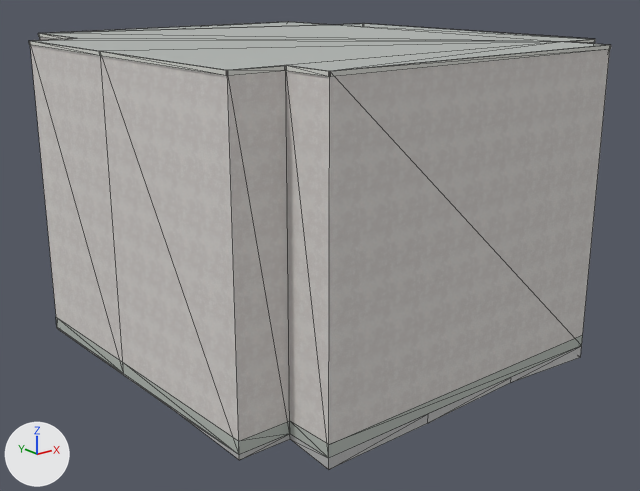
Renders of the Blender file assets/blender/buildings/osm-way-49379096.blend from each side of a commit.
One viewpoint serves both versions: a 50 mm lens placed at (-16.64, -21.66, 11.03), pointed at (0.1, -0.74, 2.66). Lighting does not change. The marker at lower left points along +X, +Y and +Z. The older version comes first. Mesh edges are drawn as thin lines.

The first picture shows 'building foundation 49379096', 'reality 49379096 near reality aged pale plaster', 'reality 49379096 near reality concrete plinth', 'reality 49379096 near reality flat weathered roof', 'reality 49379096 near reality pale aluminum sill'.
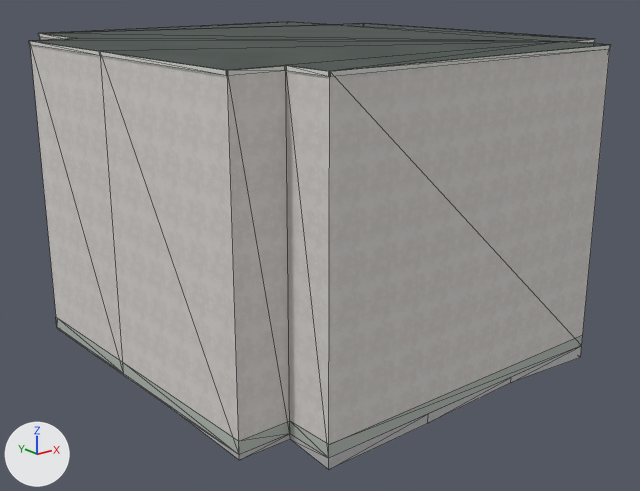
What changed in the scene script:
```text
Add img_roof_normal_png:
    img_roof_normal_png = load_image('roof-normal.png', '../../../public/models/architecture/textures/roof-normal.png', 256, 256, 'Non-Color')
Add img_roof_color_png:
    img_roof_color_png = load_image('roof-color.png', '../../../public/models/architecture/textures/roof-color.png', 256, 256, 'sRGB')
Change mat_reality_flat_weathered_roof:
    remove # nodes: BsdfPrincipled, OutputMaterial
    remove # colours: grey #b3b7b4
    nodes: BsdfPrincipled, MixRGB, NormalMap, OutputMaterial, TexImage x2
    colours: white #ffffff
    uses the picture img_roof_color_png
    uses the picture img_roof_normal_png
Change me_reality_49379096_near_reality_pale_aluminum_sill:
    used by ob_reality_49379096_near_reality_pale_aluminum_sill; parent = ob_osm_way_49379096; location = (0.0, 0.0, 0.0)
    remove me_reality_49379096_near_reality_pale_aluminum_sill.from_pydata(...)  # 52 vertices, 26 faces; spans x -6.72..6.75, y -7.37..7.34, z 8.89..9.0
    add me_reality_49379096_near_reality_pale_aluminum_sill.from_pydata(...)  # 104 vertices, 52 faces; spans x -6.72..6.75, y -7.37..7.34, z 8.89..9.0
    me_reality_49379096_near_reality_pale_aluminum_sill part 1: 52 vertices added at x -6.72..6.75, y -7.37..7.34, z 9.0
```

Where the change shows, as pixel boxes (x1, y1, x2, y2) in the pictures (640 x 491 px):
'reality 49379096 near reality flat weathered roof', surface changed (darker): (34, 22, 605, 71) in both
part 1 of me_reality_49379096_near_reality_pale_aluminum_sill, added: after (29, 22, 611, 77)
